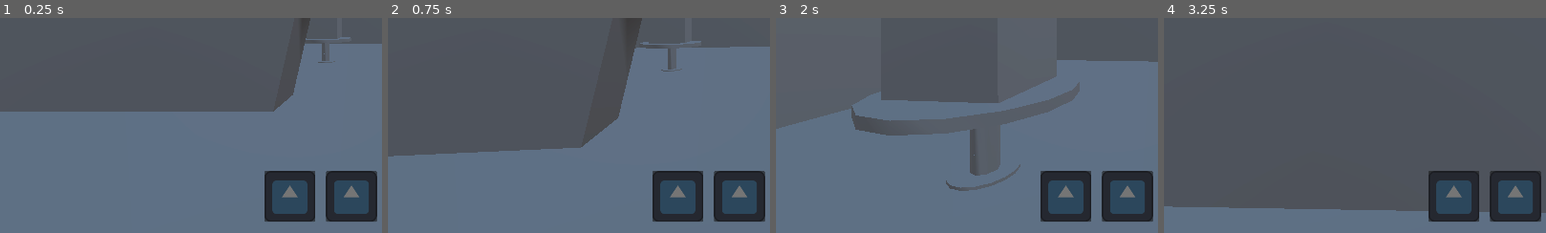
Above: before the commit, frames 1-4 (left to right).
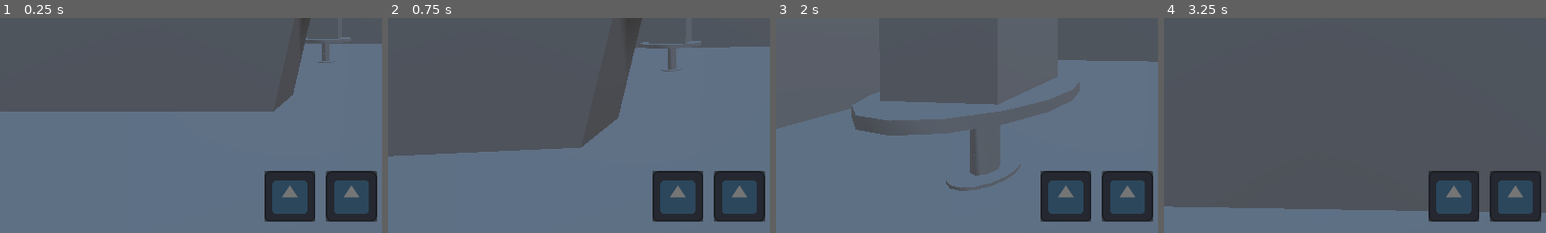
Above: after the commit, the same moments.

Repository: jyatch/3DPractice
Game: Godot game, scene res://main.tscn
Same seed, same stepped clock (60 frames per second), same inputs: the game is played once before the commit and once after it. The project has no main scene, so this scene is started directly. The engine's default icon, where the game draws it, is replaced by a stand-in: a white triangle on a blue panel in a dark square.
Inputs (mouse positions are % of the whole screen's width and height, from its top left):
- Up to frame 1 (0.25 s): no input
- Up to frame 2 (0.75 s): tap Enter at 0.5 s; move the mouse to (55, 50) at 0.52 s; hold W (move_up) from 0.53 s (still down); tap E (pickup) at 0.6 s
- Up to frame 3 (2 s): keep holding W (move_up); tap Space (jump) at 0.77, 1.52 s; move the mouse to (45, 50) at 1.27 s; click (45, 50) at 1.35 s; tap E (pickup) at 1.55 s
- Up to frame 4 (3.25 s): keep holding W (move_up); move the mouse to (52, 48) at 2.02 s; tap E (pickup) at 2.1, 2.85 s; move the mouse to (49, 52) at 2.77 s; tap Space (jump) at 3.02 s
The pictures show only the part of the screen within x 0-50%, y 50-100%; the shares and areas given below are measured in that part.

The runs differ from the first frame. In frame 1, less than 0.1% of the frame differs, in the area x 80-90%, y 8-10%; in frame 2, less than 0.1%; in frame 3, 0.2%, in the area x 27-74%, y 19-41%; in frame 4, nothing differs.

Commit message:
still attempting pickup
i changed root nodes to area3D, but raycast wont detect it for some reason

Diff:
--- a/drink.tscn
+++ b/drink.tscn
@@ -1,11 +1,17 @@
-[gd_scene load_steps=2 format=3 uid="uid://bvx0kkr0jrey7"]
+[gd_scene load_steps=3 format=3 uid="uid://c4i6lqb0gpoqu"]
 
+[ext_resource type="PackedScene" uid="uid://csak32ield861" path="res://item.tscn" id="1_3k377"]
 [ext_resource type="Script" path="res://drink.gd" id="1_tlqvh"]
 
-[node name="drink" type="Node3D"]
+[node name="drink" instance=ExtResource("1_3k377")]
 script = ExtResource("1_tlqvh")
 
-[node name="CSGCombiner3D" type="CSGCombiner3D" parent="."]
+[node name="CollisionShape3D" parent="." index="0"]
+transform = Transform3D(1.43347, 0, 0, 0, 1.43347, 0, 0, 0, 1.43347, 0, 0, 0)
+
+[node name="MeshParent" type="Node3D" parent="." index="1"]
+
+[node name="CSGCombiner3D" type="CSGCombiner3D" parent="MeshParent" index="0"]
 use_collision = true
 
-[node name="CSGBox3D" type="CSGBox3D" parent="CSGCombiner3D"]
+[node name="CSGBox3D" type="CSGBox3D" parent="MeshParent/CSGCombiner3D" index="0"]
--- a/game.tscn
+++ b/game.tscn
@@ -60,4 +60,6 @@
 transform = Transform3D(1, 0, 0, 0, 1, 0, 0, 0, 1, 1.95207, 1.27615, 9.63957)
 
 [node name="drink" parent="." instance=ExtResource("3_b6yhp")]
-transform = Transform3D(1, 0, 0, 0, 1, 0, 0, 0, 1, 1.97139, 1.83406, 9.64571)
+transform = Transform3D(1, 0, 0, 0, 1, 0, 0, 0, 1, 1.95381, 1.83468, 9.61899)
+collision_layer = 1
+collision_mask = 1
--- a/item.gd
+++ b/item.gd
@@ -1,4 +1,6 @@
 extends Node3D
+
+class_name item
 
 var item_name = "GenericItem"
 var icon_texture : Texture
--- a/item.tscn
+++ b/item.tscn
@@ -1,6 +1,13 @@
-[gd_scene load_steps=2 format=3 uid="uid://csak32ield861"]
+[gd_scene load_steps=3 format=3 uid="uid://csak32ield861"]
 
 [ext_resource type="Script" path="res://item.gd" id="1_d5vwu"]
 
-[node name="item" type="Node3D"]
+[sub_resource type="SphereShape3D" id="SphereShape3D_f4hke"]
+
+[node name="item" type="Area3D"]
+collision_layer = 2
+collision_mask = 2
 script = ExtResource("1_d5vwu")
+
+[node name="CollisionShape3D" type="CollisionShape3D" parent="."]
+shape = SubResource("SphereShape3D_f4hke")
--- a/player.gd
+++ b/player.gd
@@ -31,7 +31,9 @@
 		velocity += get_gravity() * delta
 
 	if Input.is_action_just_pressed("pickup"):
-		print("hi")
+		if $Head/Camera3D/RayCast3D.is_colliding():
+			var target = $Head/Camera3D/RayCast3D.get_collider()
+			print(target)
 
 	# hotbar controls
 	for i in range(1, 5):
--- a/player.tscn
+++ b/player.tscn
@@ -30,3 +30,6 @@
 
 [node name="RayCast3D" type="RayCast3D" parent="Head/Camera3D"]
 unique_name_in_owner = true
+transform = Transform3D(1, 0, 0, 0, -4.37114e-08, -1, 0, 1, -4.37114e-08, 0, 0, 0)
+collision_mask = 2
+collide_with_areas = true
--- a/project.godot
+++ b/project.godot
@@ -18,6 +18,7 @@
 
 window/size/viewport_width=1920
 window/size/viewport_height=1080
+window/size/mode=2
 window/stretch/mode="viewport"
 
 [dotnet]
Not shown: 1 places in game.tscn that only renumber resources
